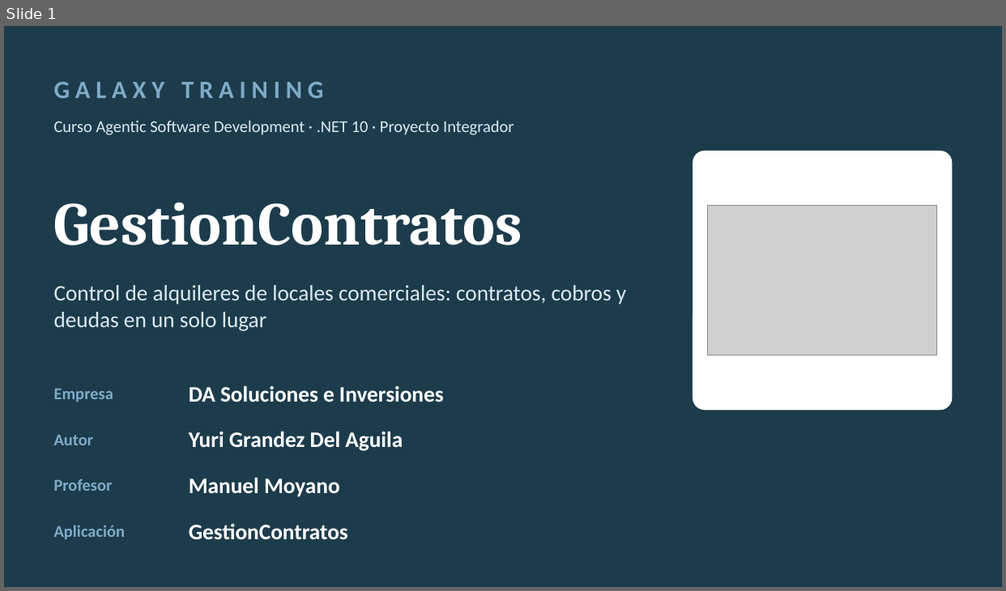
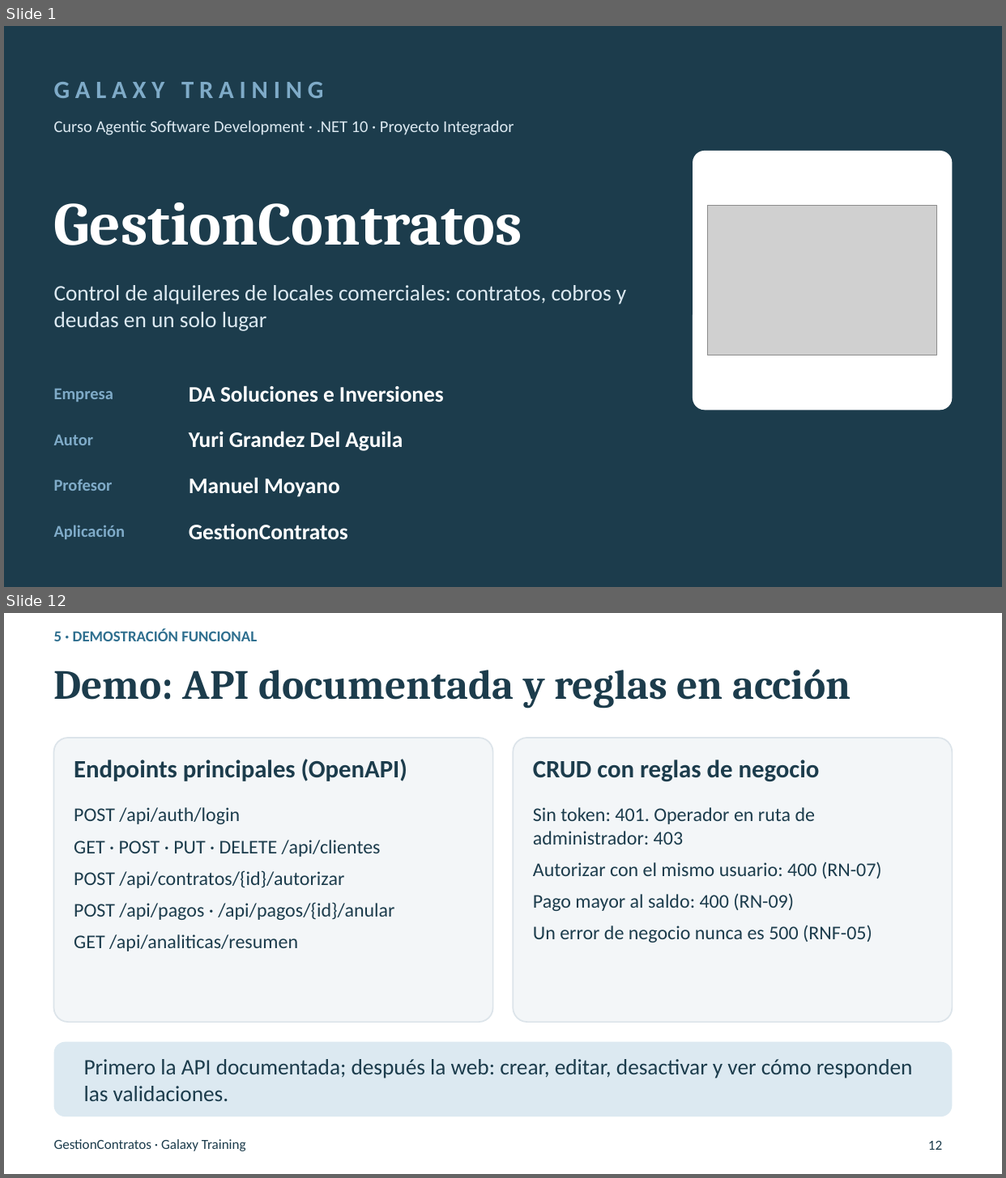
Before and after one commit to yurigrandez/ProyectoIntegrador, a slide deck: Presentacion/Presentacion_Final_GestionContratos.pptx. Shown one above the other, each under a label of ours: slide 1 before the commit, slides 1 and 12 after it; the slides between them are not shown. The pictures are 1006x591 and 1006x1178 pixels, drawn with LibreOffice and Linux fonts; fonts in the diff are those of the drawing; grey boxes stand for pictures; background and template pictures are left out. Boxes give left, top, right and bottom in pixels: in the first picture for what was removed or moved away, otherwise in the second. Text is boxed around its words. In the diff, an @@ line names an element or a change of style, - is before the commit and + after.

```diff
--- a/Presentacion/Presentacion_Final_GestionContratos.pptx
+++ b/Presentacion/Presentacion_Final_GestionContratos.pptx
@@ slide 12 added at bbox=[4, 613, 1002, 1174], background #FFFFFF @@
@@ text added at bbox=[54, 628, 257, 641], 11 pt, text #2F6F8F, bold @@
+5 · DEMOSTRACIÓN FUNCIONAL
@@ title added at bbox=[54, 669, 851, 709], 30 pt, text #1C3C4C, bold @@
+Demo: API documentada y reglas en acción
@@ rounded rectangle added at bbox=[54, 738, 493, 1022], fill #F3F6F8, outline #DCE4EA 1 pt @@
@@ rounded rectangle added at bbox=[513, 738, 952, 1022], fill #F3F6F8, outline #DCE4EA 1 pt @@
@@ text added at bbox=[74, 759, 407, 781], 18 pt, text #1C3C4C, bold @@
+Endpoints principales (OpenAPI)
@@ text added at bbox=[533, 760, 820, 782], 18 pt, text #1C3C4C, bold @@
+CRUD con reglas de negocio
@@ text added at bbox=[74, 807, 394, 952], 14 pt, text #1C3C4C @@
+POST /api/auth/login
+GET · POST · PUT · DELETE /api/clientes
+POST /api/contratos/{id}/autorizar
+POST /api/pagos · /api/pagos/{id}/anular
+GET /api/analiticas/resumen
@@ text added at bbox=[533, 807, 882, 943], 14 pt, text #1C3C4C @@
+Sin token: 401. Operador en ruta de administrador: 403
+Autorizar con el mismo usuario: 400 (RN-07)
+Pago mayor al saldo: 400 (RN-09)
+Un error de negocio nunca es 500 (RNF-05)
@@ rounded rectangle added at bbox=[54, 1042, 952, 1117], fill #DCE9F1 @@
@@ text added at bbox=[84, 1059, 913, 1101], 16 pt, text #1C3C4C @@
+Primero la API documentada; después la web: crear, editar, desactivar y ver cómo responden las validaciones.
@@ text added at bbox=[54, 1139, 246, 1152], 10 pt, text #1C3C4C @@
+GestionContratos · Galaxy Training
@@ page number added at bbox=[928, 1141, 942, 1150], 10 pt, text #1C3C4C @@
+12
```
Also in this commit, not shown: 10 slides changed, 3 other slides added, 1 slide removed.
